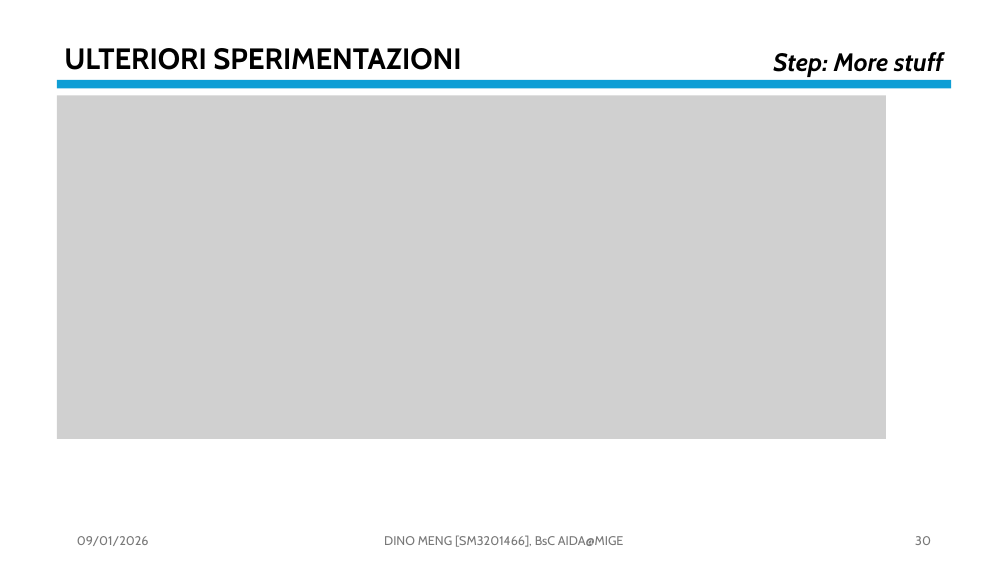
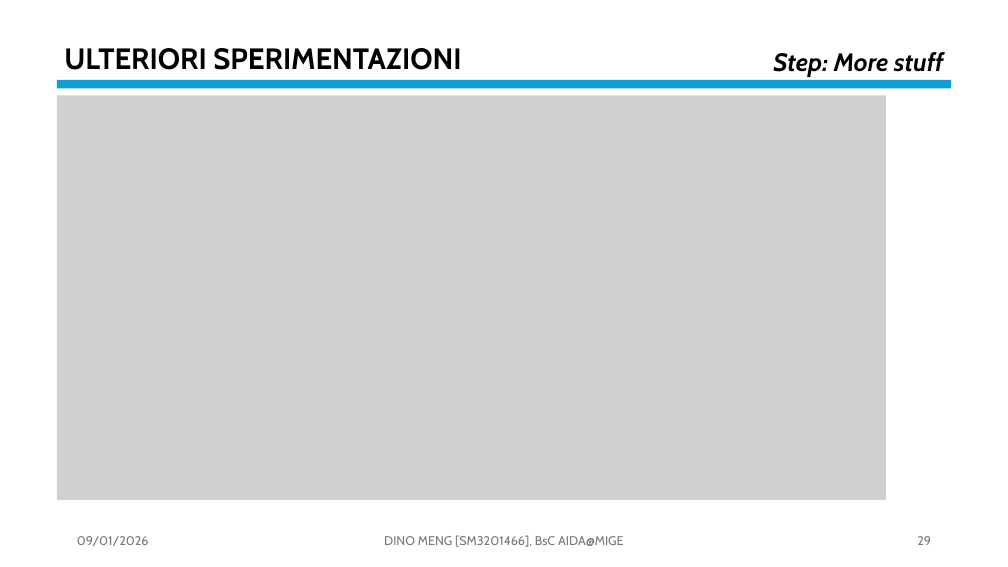
Before and after one commit to OdinMeng/AIDA-UNIVERSITY-NOTES-2025-2026, a slide deck: slide 29 of Complex Systems/project/PresentationPROJECTSM3201466.pptx (slide 30 before the commit). Drawn at 1008x567 pixels with LibreOffice and Linux fonts; fonts in the diff are those of the drawing; grey boxes stand for pictures. Boxes give left, top, right and bottom in pixels: in the first picture for what was removed or moved away, otherwise in the second. Text is boxed around its words. In the diff, an @@ line names an element or a change of style, - is before the commit and + after.

```diff
--- a/Complex Systems/project/PresentationPROJECTSM3201466.pptx
+++ b/Complex Systems/project/PresentationPROJECTSM3201466.pptx
@@ picture: place and size @@
-picture at bbox=[57, 95, 886, 439]
+picture at bbox=[57, 95, 886, 500]
@@ page number at bbox=[917, 536, 931, 545]: text changed @@
-30
+29
```
Also in this commit, not shown: 5 other slides changed, 1 slide added, 4 other files.
